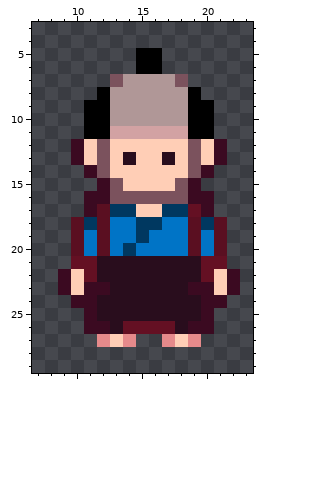
File history of a pixel-art sprite, shurikenSagaGame/Assets/Sprites/Enemies/Human/goon.png. The picture above was drawn from the file before the commit.
The file is 32x32 pixels. Shown: x 7..23, y 3..29.
Now the later version:
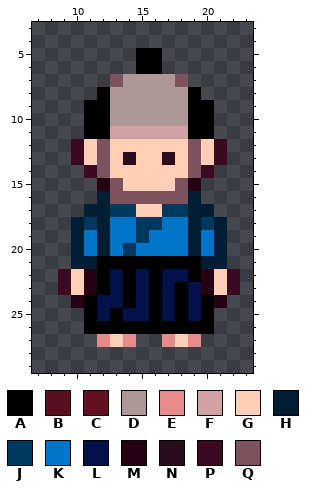
Palette (. is transparent): A #000000  B #5a0f21  C #641023  D #b09797  E #e68a8b  F #d2a2a3  G #ffceb6  H #001e33  J #003860  K #0074c6  L #03114a  M #260013  N #290d1d  P #3b0a21  Q #7b525d
The edit:
Colour A replaces colour C in row 26 at x 14 to 17.
Colour A replaces colour N in row 21 at x 12 to 19; in row 22 at x 12, 14, 16 and 19; in rows 23 to 24 at x 14, 16 and 18; in row 25 at x 13, 16 and 18; in row 26 at x 13 and 18.
Colour A replaces colour P in row 23 at x 12; in rows 24 to 25 at x 11 and 20; in row 26 at x 11 to 12 and 19 to 20.
Colour H replaces colour B in row 17 at x 12; in rows 18 to 20 at x 10, 12, 19 and 21.
Colour H replaces colour C in row 17 at x 19; in row 21 at x 10 to 11 and 20 to 21.
Colour H replaces colour P in row 16 at x 12 and 19; in row 17 at x 11 and 20.
Colour L replaces colour N in row 22 at x 13, 15 and 17 to 18; in row 23 at x 13, 15 and 17; in row 24 at x 12 to 13, 15, 17 and 19; in row 25 at x 12, 14 to 15, 17 and 19.
Colour L replaces colour P in row 23 at x 19.
Colour M replaces colour C in row 22 at x 11 and 20.
Colour M replaces colour P in row 15 at x 12 and 19; in row 23 at x 11 and 20; in row 24 at x 10 and 21.
The author cleared colour P in row 16 at x 11 and 20.
Pixel boxes of the changes (left, top, right, bottom) in both pictures:
changed: (71, 178, 227, 334)
